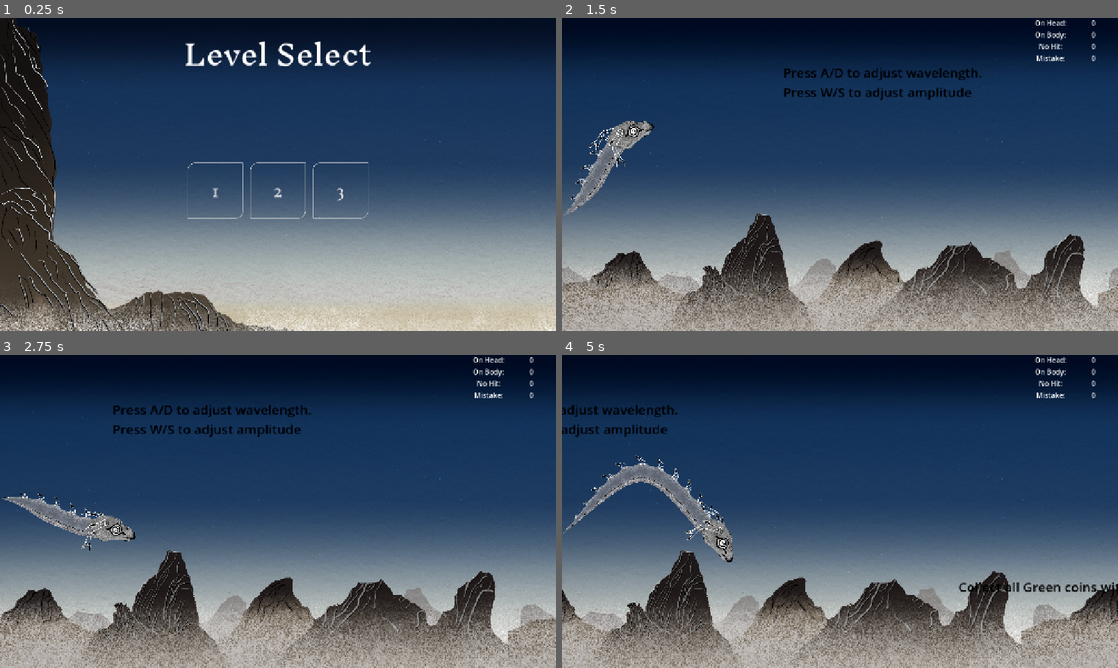
Above: before the commit, frames 1-4 (two rows, left to right).
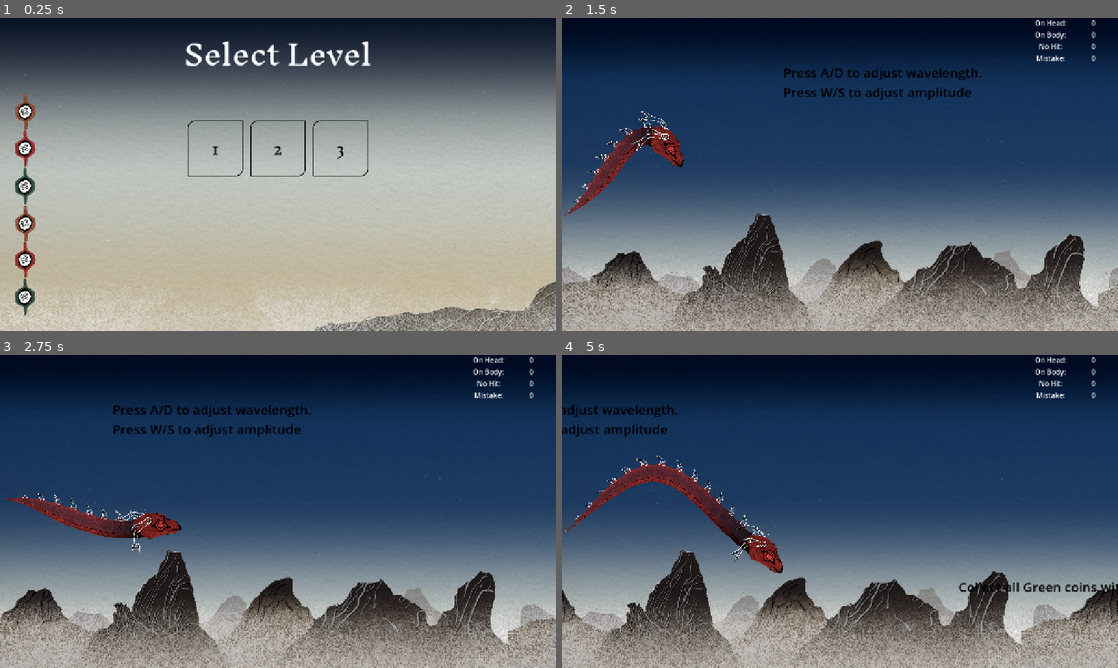
Above: after the commit, the same moments.

Repository: amap1380/waves
Game: Godot game, scene res://scenes/level_select.tscn
Same seed, same stepped clock (60 frames per second), same inputs: the game is played once before the commit and once after it.
Inputs:
- Up to frame 1 (0.25 s): no input
- Up to frame 2 (1.5 s): click "1" at 0.5 s; tap A (left) at 1.25 s; hold D (right) from 1.28 s (still down)
- Up to frame 3 (2.75 s): tap A (left) at 2 s; release D (right) at 2.03 s; hold Down (down) from 2.03 s (still down)
- Up to frame 4 (5 s): tap A (left) at 2.75, 3.5, 4.25 s; release Down (down) at 2.78 s; hold D (right) 2.78-3.53 s; hold Up (up) 3.53-4.28 s; hold A (left) from 4.28 s (still down)

The runs differ from the first frame. In frame 1, 83% of the frame differs, in the area x 0-100%, y 0-100%; in frame 2, 2.2%; in frame 3, 2.2%; in frame 4, 3.8%.

Commit message:
fixed some shit

Diff:
--- a/project.godot
+++ b/project.godot
@@ -25,6 +25,10 @@
 window/size/viewport_width=1280
 window/size/viewport_height=720
 window/stretch/mode="canvas_items"
+
+[editor]
+
+export/convert_text_resources_to_binary=false
 
 [global_group]
 
--- a/scenes/head.tscn
+++ b/scenes/head.tscn
@@ -9,6 +9,7 @@
 script = ExtResource("1_d75dd")
 
 [node name="HeadSprite" type="Sprite2D" parent="."]
+self_modulate = Color(0.85882354, 0.25490198, 0.23137255, 1)
 rotation = 0.5235988
 scale = Vector2(0.3, 0.3)
 texture = ExtResource("2_cwpmm")
--- a/scenes/level_button.tscn
+++ b/scenes/level_button.tscn
@@ -4,21 +4,32 @@
 [ext_resource type="Script" uid="uid://cotyam0qdodi" path="res://scripts/level_button.gd" id="2_o8246"]
 
 [sub_resource type="StyleBoxFlat" id="StyleBoxFlat_o8246"]
-bg_color = Color(0.60038817, 0.60038817, 0.60038817, 0)
-border_width_left = 1
-border_width_top = 1
-border_width_right = 1
-border_width_bottom = 1
+bg_color = Color(0.6, 0.6, 0.6, 0)
+border_width_left = 2
+border_width_top = 2
+border_width_right = 2
+border_width_bottom = 2
+border_color = Color(0, 0, 0, 1)
 corner_radius_top_left = 16
 corner_radius_bottom_right = 16
 
 [sub_resource type="StyleBoxFlat" id="StyleBoxFlat_hrusj"]
 bg_color = Color(0.28707156, 0.2400937, 0.1931151, 0.8)
+border_width_left = 2
+border_width_top = 2
+border_width_right = 2
+border_width_bottom = 2
+border_color = Color(0, 0, 0, 1)
 corner_radius_top_left = 16
 corner_radius_bottom_right = 16
 
 [sub_resource type="StyleBoxFlat" id="StyleBoxFlat_6g3el"]
 bg_color = Color(0.44672376, 0.38857287, 0.3133042, 0.8)
+border_width_left = 2
+border_width_top = 2
+border_width_right = 2
+border_width_bottom = 2
+border_color = Color(0, 0, 0, 1)
 corner_radius_top_left = 16
 corner_radius_bottom_right = 16
 
@@ -28,6 +39,7 @@
 custom_minimum_size = Vector2(128, 128)
 offset_right = 107.0
 offset_bottom = 102.0
+theme_override_colors/font_color = Color(0, 0, 0, 1)
 theme_override_fonts/font = ExtResource("1_i0sit")
 theme_override_font_sizes/font_size = 36
 theme_override_styles/normal = SubResource("StyleBoxFlat_o8246")
@@ -37,5 +49,7 @@
 text = "1"
 script = ExtResource("2_o8246")
 unlocked = false
+metadata/_edit_horizontal_guides_ = [64.0]
+metadata/_edit_vertical_guides_ = [64.0]
 
 [connection signal="pressed" from="." to="." method="_on_pressed"]
--- a/scenes/level_select.tscn
+++ b/scenes/level_select.tscn
@@ -2,7 +2,7 @@
 
 [ext_resource type="Script" uid="uid://d2o8hjors4akv" path="res://scripts/level_select.gd" id="1_2epne"]
 [ext_resource type="FontFile" uid="uid://bfc1dsw0qnkd0" path="res://assets/InknutAntiqua-Regular.ttf" id="1_3shnc"]
-[ext_resource type="Texture2D" uid="uid://c8trejqrgvfch" path="res://assets/MainMenuBg.png" id="2_2epne"]
+[ext_resource type="Texture2D" uid="uid://cbntn1eh77w2o" path="res://assets/LevelMenuBg.png" id="2_2epne"]
 
 [node name="LevelSelect" type="Control"]
 layout_mode = 3
@@ -27,23 +27,24 @@
 layout_mode = 1
 anchors_preset = 10
 anchor_right = 1.0
-offset_bottom = 23.0
+offset_bottom = 335.0
 grow_horizontal = 2
 theme_override_fonts/font = ExtResource("1_3shnc")
 theme_override_font_sizes/font_size = 64
-text = "Level Select"
+text = "Select Level
+"
 horizontal_alignment = 1
 
 [node name="CenterContainer" type="CenterContainer" parent="."]
 layout_mode = 1
-anchors_preset = 12
-anchor_top = 1.0
+anchors_preset = 14
+anchor_top = 0.5
 anchor_right = 1.0
-anchor_bottom = 1.0
-offset_top = -512.0
-offset_bottom = -134.0
+anchor_bottom = 0.5
+offset_top = -60.0
+offset_bottom = -60.0
 grow_horizontal = 2
-grow_vertical = 0
+grow_vertical = 2
 
 [node name="GridContainer" type="GridContainer" parent="CenterContainer"]
 layout_mode = 2
--- a/scenes/sine_wave.tscn
+++ b/scenes/sine_wave.tscn
@@ -20,6 +20,10 @@
 _data = [Vector2(0, 0), 0.0, 1.970297, 0, 1, Vector2(0.50753766, 1), 0.0, 0.0, 0, 0, Vector2(1, 1), 0.0, 0.0, 1, 0]
 point_count = 3
 
+[sub_resource type="Gradient" id="Gradient_1tslx"]
+offsets = PackedFloat32Array(0, 0.66, 1)
+colors = PackedColorArray(0.85882354, 0.25490198, 0.23137255, 1, 0.85882354, 0.25490198, 0.23137255, 1, 0, 0, 0, 1)
+
 [node name="SineWave" type="Node2D"]
 script = ExtResource("1_gfbow")
 gradient_1 = SubResource("Gradient_u5fxv")
@@ -31,6 +35,7 @@
 texture_repeat = 2
 width = 64.0
 width_curve = SubResource("Curve_gfbow")
+gradient = SubResource("Gradient_1tslx")
 texture = ExtResource("2_eijrl")
 texture_mode = 1
 
--- a/scripts/sine_wave.gd
+++ b/scripts/sine_wave.gd
@@ -33,7 +33,7 @@
 func _ready() -> void:
 	queue_redraw()
 
-var ratio = 0.0
+var ratio = 0.1
 
 @onready var collison_polygone : Array[PackedVector2Array]
 var arr = PackedVector2Array()
Binary file added: assets/LevelMenuBg.png
Not shown, added: assets/LevelMenuBg.png.import
Not shown: 1 places in scenes/sine_wave.tscn that only renumber resources
